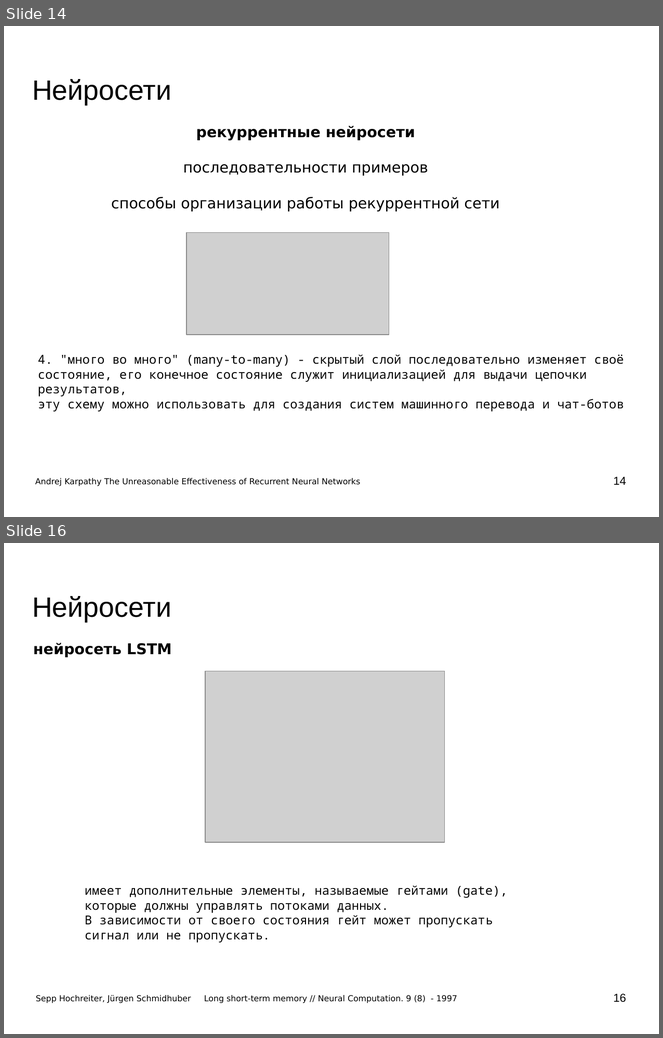
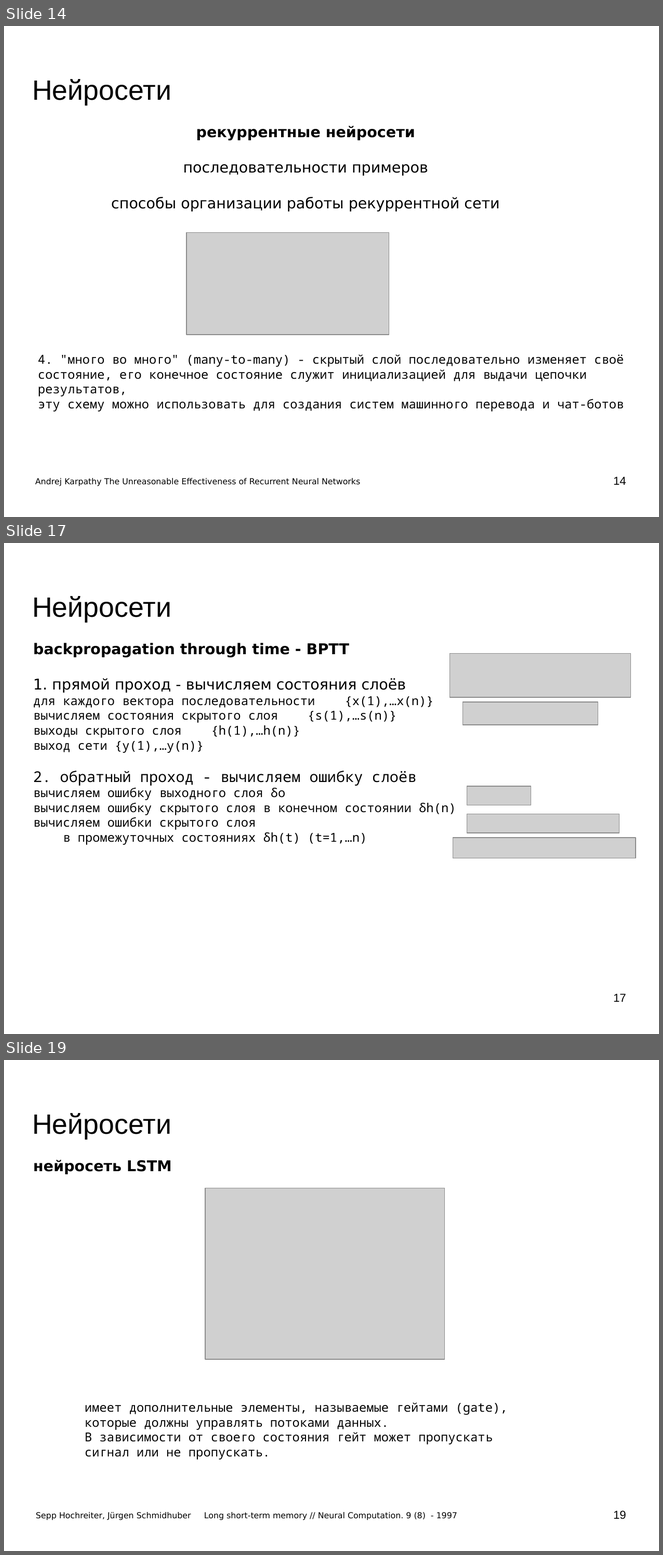
Before and after one commit to mechanoid5/ml_lectorium_legacy, a slide deck: 18-recurrent-ann.odp. Shown one above the other, each under a label of ours: slides 14 and 16 before the commit, slides 14, 17 and 19 after it; the slides between them are not shown. The pictures are 663x1038 and 663x1555 pixels, drawn with LibreOffice and Linux fonts; fonts in the diff are those of the drawing; grey boxes stand for pictures; background and template pictures are left out. Boxes give left, top, right and bottom in pixels: in the first picture for what was removed or moved away, otherwise in the second. Text is boxed around its words. In the diff, an @@ line names an element or a change of style, - is before the commit and + after.

```diff
--- a/18-recurrent-ann.odp
+++ b/18-recurrent-ann.odp
@@ slide 17 added at [4, 543, 659, 1034], background picture (left out) @@
@@ title added at [32, 596, 171, 622], 33.9 pt, text #000000 @@
+Нейросети
@@ text added at [33, 643, 456, 845], 15 pt, text #000000 @@
+backpropagation through time - BPTT
+1. прямой проход - вычисляем состояния слоёв
+для каждого вектора последовательности {x(1),…x(n)}
+вычисляем состояния скрытого слоя {s(1),…s(n)}
+выходы скрытого слоя {h(1),…h(n)}
+выход сети {y(1),…y(n)}
+2. обратный проход - вычисляем ошибку слоёв
+вычисляем ошибку выходного слоя δo
+вычисляем ошибку скрытого слоя в конечном состоянии δh(n)
+вычисляем ошибки скрытого слоя
+в промежуточных состояниях δh(t) (t=1,…n)
@@ picture added at [450, 654, 631, 697] @@
@@ picture added at [463, 702, 598, 726] @@
@@ picture added at [468, 786, 531, 805] @@
@@ picture added at [468, 814, 620, 833] @@
@@ picture added at [453, 838, 636, 858] @@
@@ page number added at [613, 994, 626, 1002], 14 pt, text #000000 @@
+17
@@ what was slide 16 is now slide 19 @@
@@ page number at [613, 1511, 626, 1520]: text changed @@
-16
+19
```
Also in this commit, not shown: 1 slide changed, 2 other slides added, 3 other files.
